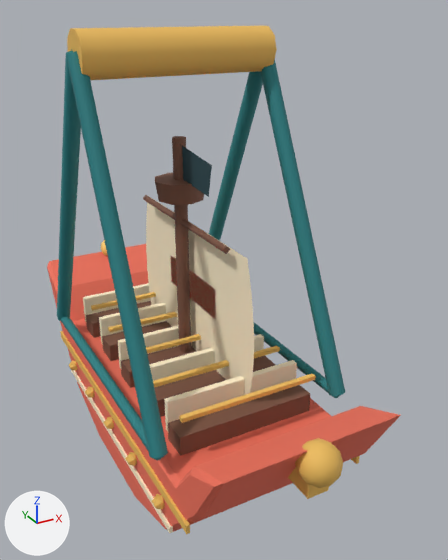
One commit to the glTF model games/brightway-park/public/art/models/ride_pirate_motion.glb: the scene before it, then after it.
The view is the same before and after, from a 50 mm camera at (-3.74, -8.14, 0.54) aimed at (0.49, -0.44, -3.31). Lighting does not change. The marker at lower left points along +X, +Y and +Z. The first picture is the older version. Where no turn or scale is listed for an object, it has been applied to the vertices.

In view in the first picture: 'ride_pirate_motion_0', 'ride_pirate_motion_1', 'ride_pirate_motion_2', 'ride_pirate_motion_4', 'ride_pirate_motion_6', 'ride_pirate_motion_7', 'ride_pirate_motion_8' and 1 more.
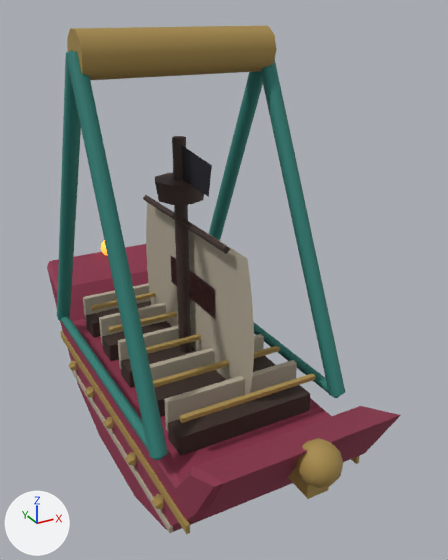
The edits, one by one:
Material 'Material_0' (mat_material_0) changes colour from red #ef7059 to red #8c2f4a; in linear values from (0.863, 0.162, 0.0999) to (0.262, 0.0284, 0.0685).
Material 'Material_1' (mat_material_1) changes colour from orange #edbc5c to brown #a68a4a; in linear values from (0.847, 0.503, 0.107) to (0.381, 0.254, 0.0685).
Material 'Material_2' (mat_material_2) changes colour from beige #fff1cf to grey #b1a895; in linear values from (1.0, 0.88, 0.624) to (0.44, 0.392, 0.301).
Material 'Material_4' (mat_material_4) changes colour from brown #7a5240 to brown #3a2a24; in linear values from (0.195, 0.0844, 0.0513) to (0.0423, 0.0232, 0.0176).
Material 'Material_6' (mat_material_6) changes colour from beige #fff1cf to grey #b1a895; in linear values from (1.0, 0.88, 0.624) to (0.44, 0.392, 0.301).

What differs and where, as boxes [x1, y1, x2, y2] in the pictures (448 x 560 px):
'ride_pirate_motion_0', recoloured (darker)
    both: [47, 244, 401, 532]
'ride_pirate_motion_1', recoloured
    both: [60, 25, 360, 534]
'ride_pirate_motion_4', recoloured (darker)
    both: [86, 136, 310, 456]
'ride_pirate_motion_6', recoloured (darker)
    both: [146, 197, 254, 395]
'ride_pirate_motion_2', recoloured
    both: [71, 283, 297, 533]
